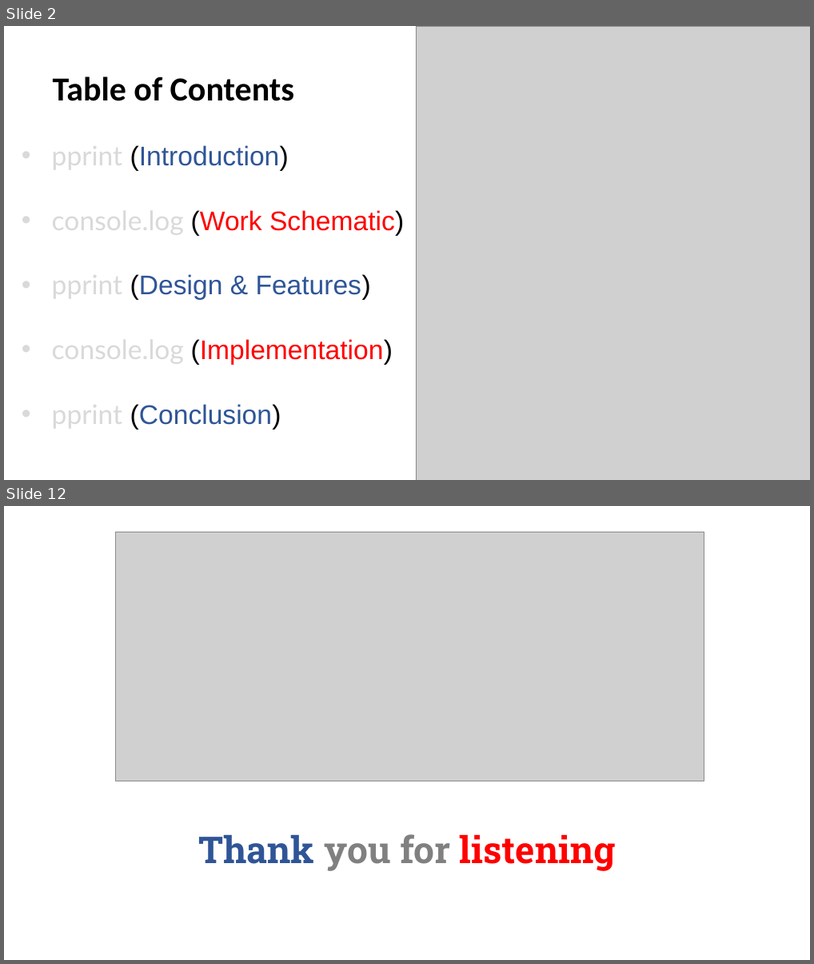
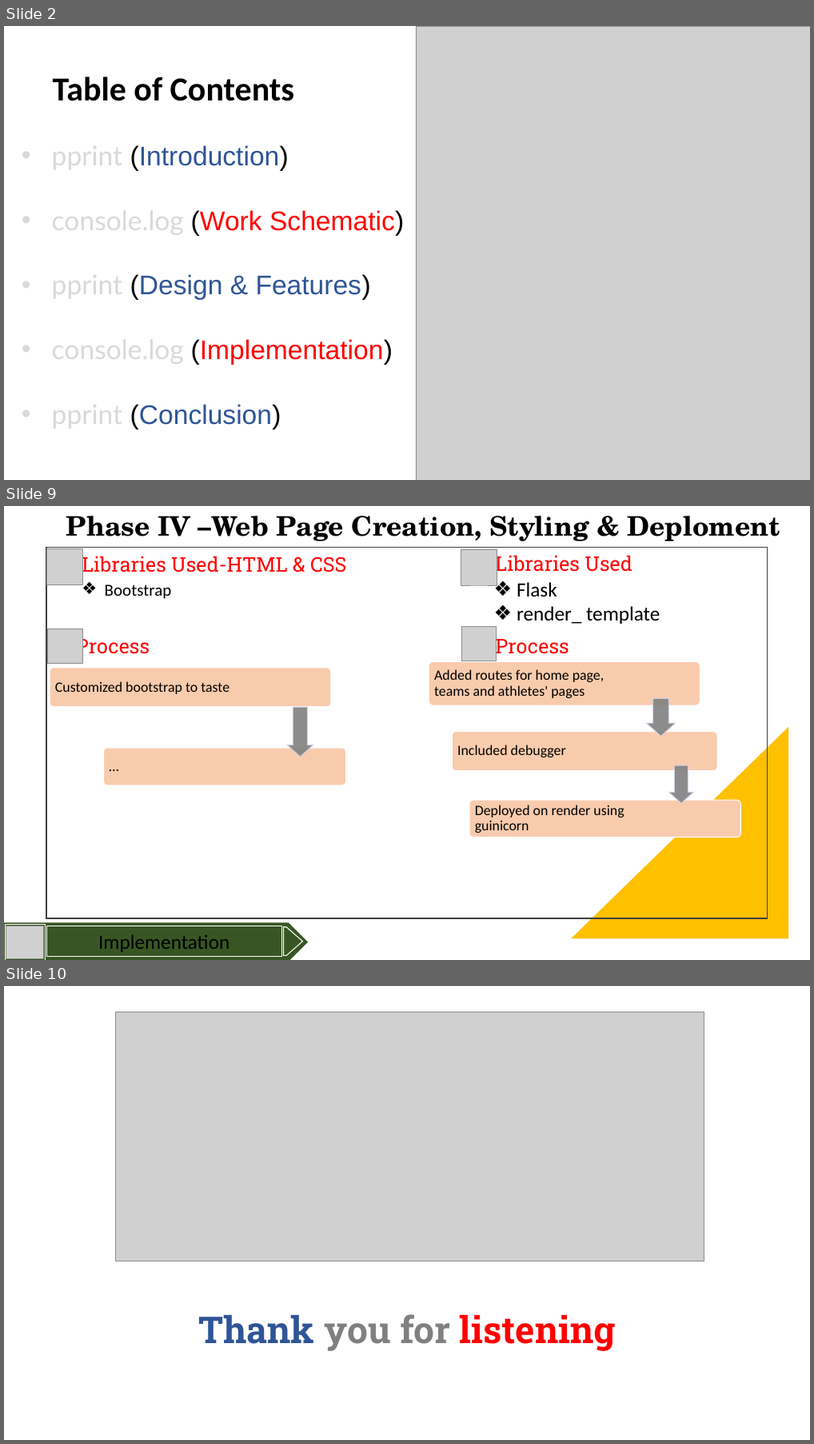
Before and after one commit to gusmendesbh/project3-group1, a slide deck: presentation/Slide_deck.pptx. Shown one above the other, each under a label of ours: slides 2 and 12 before the commit, slides 2, 9 and 10 after it; the slides between them are not shown. The pictures are 814x964 and 814x1444 pixels, drawn with LibreOffice and Linux fonts; fonts in the diff are those of the drawing; grey boxes stand for pictures. Boxes give left, top, right and bottom in pixels: in the first picture for what was removed or moved away, otherwise in the second. Text is boxed around its words. In the diff, an @@ line names an element or a change of style, - is before the commit and + after.

Commit message:
added images, updated athletes, added slides

```diff
--- a/presentation/Slide_deck.pptx
+++ b/presentation/Slide_deck.pptx
@@ slide 9 added at (4,506,810,960), background #FFFFFF @@
@@ text added at (66,516,781,541), 32 pt, text #000000, bold @@
+Phase IV –Web Page Creation, Styling & Deploment
@@ rectangle added at (46,547,768,918), outline #404040 1.5 pt @@
@@ picture added at (46,548,82,584) @@
@@ text added at (82,553,347,576), 24 pt, text #FF0000 @@
+Libraries Used-HTML & CSS
@@ picture added at (462,549,498,585) @@
@@ text added at (495,552,633,576), 24 pt, text #FF0000 @@
+Libraries Used
@@ text added at (105,584,172,599), 20 pt, text #000000 @@
+❖ Bootstrap
@@ text added at (517,582,660,624), 24 pt, text #000000 @@
+❖ Flask
+❖ render_ template
@@ picture added at (48,629,82,664) @@
@@ text added at (76,635,150,658), 24 pt, text #FF0000 @@
+Process
@@ picture added at (462,626,497,661) @@
@@ text added at (495,635,569,658), 24 pt, text #FF0000 @@
+Process
@@ group added at (50,668,346,785): 2 rounded rectangles, 2 texts, 1 down arrow @@
+Customized bootstrap to taste
+…
@@ right triangle added at (571,727,790,939), fill #FFC000 @@
@@ group added at (430,661,742,837): 3 rounded rectangles, 3 texts, 2 down arrows @@
+Added routes for home page, teams and athletes' pages
+Included debugger
+Deployed on render using guinicorn
@@ pentagon arrow added at (4,923,308,960), fill #385723, outline #385723 1 pt @@
@@ rectangle added at (5,924,45,960), outline #FFFFFF 0.5 pt @@
@@ picture added at (6,925,43,959) @@
@@ rectangle added at (46,926,282,956), outline #FFFFFF 0.75 pt, 24 pt, text #000000 @@
+Implementation
@@ pentagon arrow added at (284,927,303,955), outline #FFFFFF 1 pt @@
@@ what was slide 12 is now slide 10 @@
```
Also in this commit, not shown: 6 slides changed, 3 slides removed, 17 other files.
